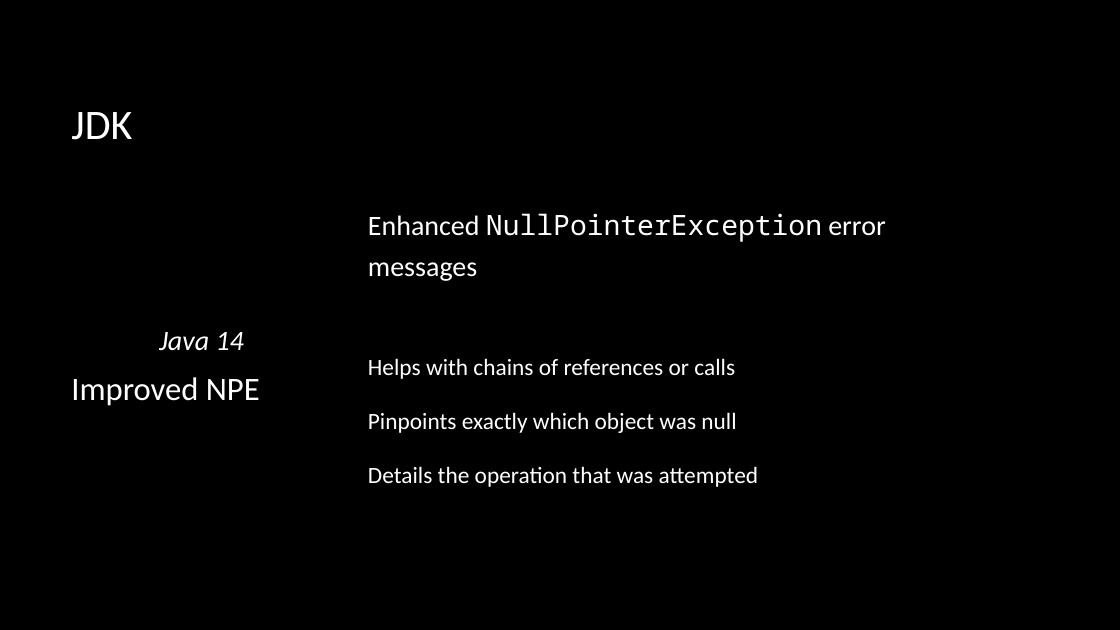
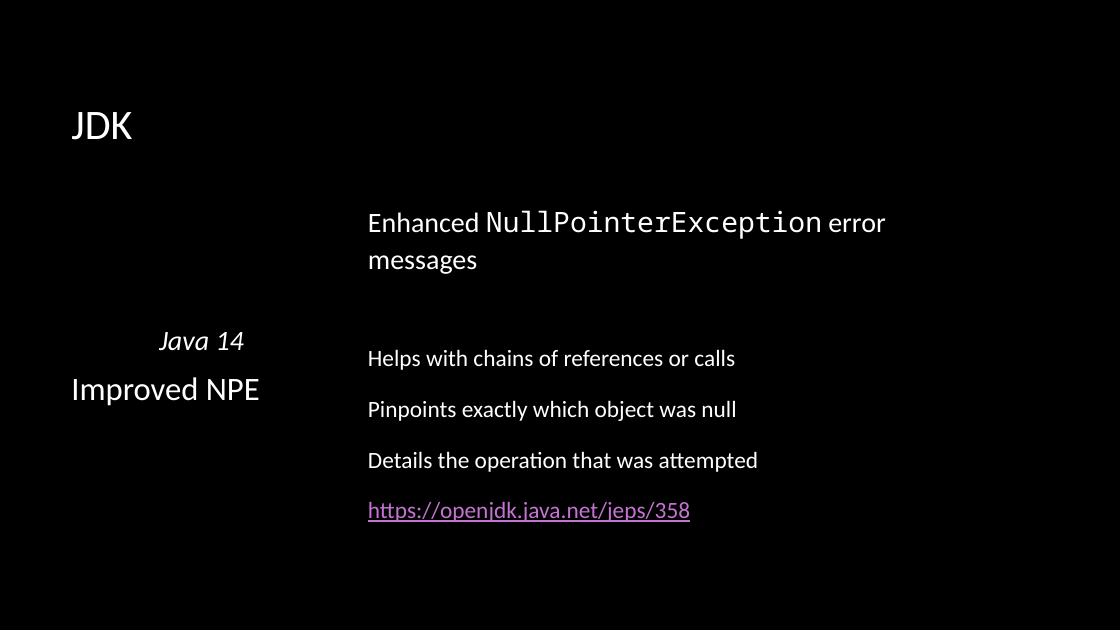
Before and after one commit to macdaddyaz/modern-java, a slide deck: slide 33 of Java 9 and up.pptx (slide 32 before the commit). Drawn at 1120x630 pixels with LibreOffice and Linux fonts; fonts in the diff are those of the drawing; background and template pictures are left out. Boxes give left, top, right and bottom in pixels: in the first picture for what was removed or moved away, otherwise in the second. Text is boxed around its words. In the diff, an @@ line names an element or a change of style, - is before the commit and + after.

Commit message:
Finished Java 9+ PowerPoint presentation

```diff
--- a/Java 9 and up.pptx
+++ b/Java 9 and up.pptx
@@ text at bbox=[368, 210, 886, 472]: line spacing 1.2 to 1.1; line spacing 1.5 to 1.4 @@
@@ text at bbox=[368, 501, 690, 522]: paragraph added @@
+https://openjdk.java.net/jeps/358
```
Also in this commit, not shown: 9 other slides changed, 17 slides added, 1 slide removed.
